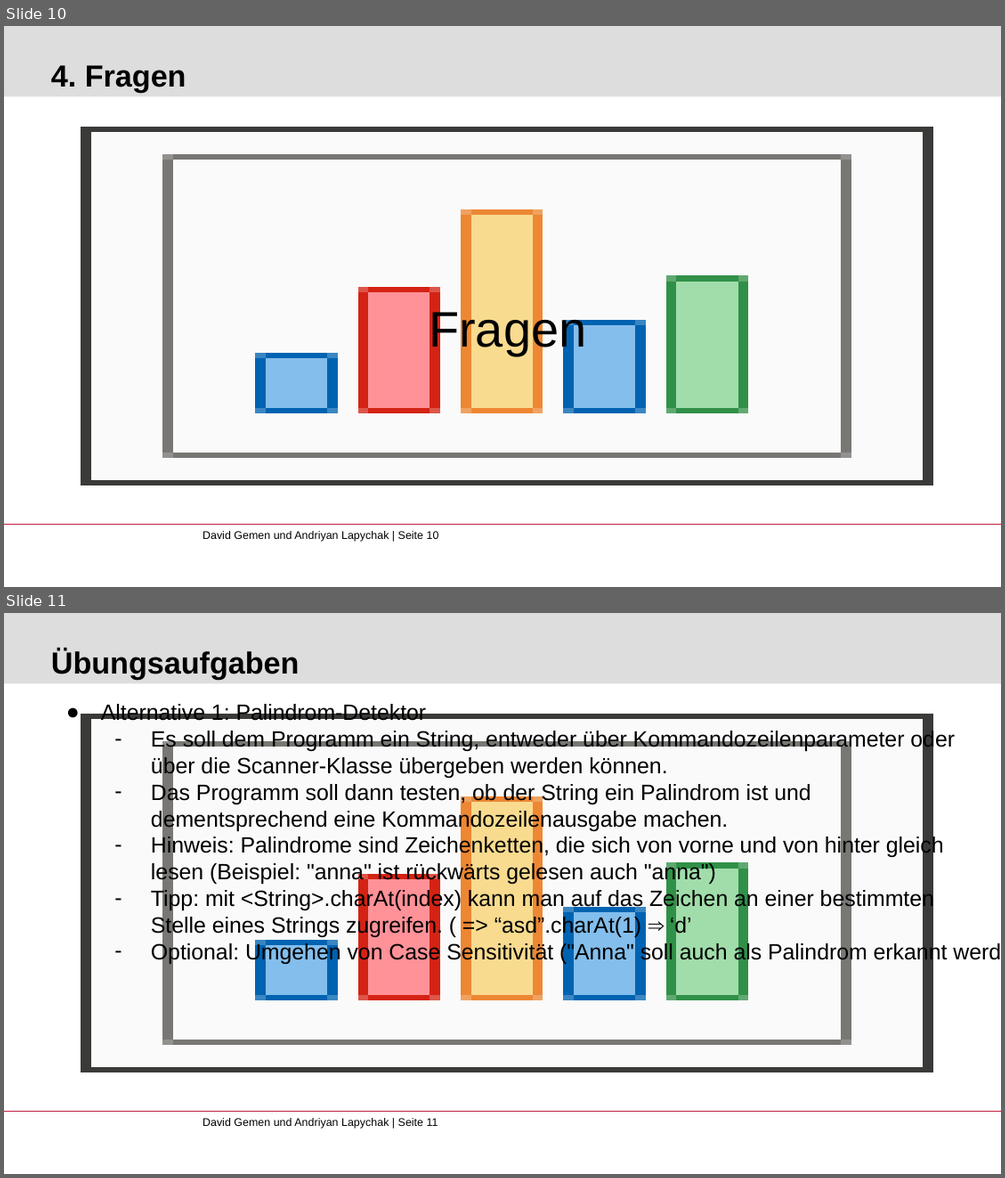
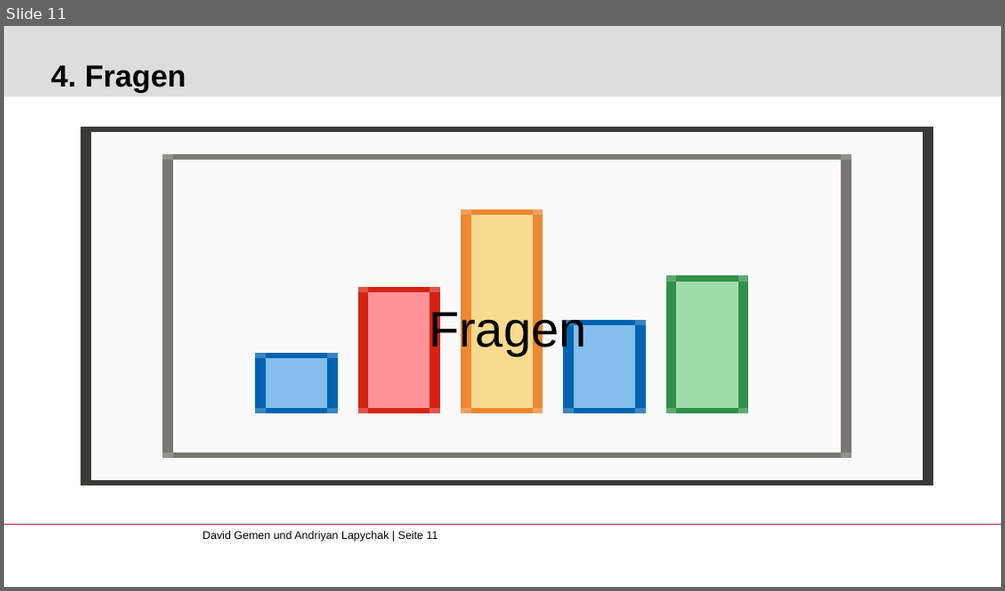
Before and after one commit to gemdav/Programmieren-1-Tutorium, a slide deck: slides/02_arrays_loops_parameterization.pptx. Shown one above the other, each under a label of ours: slides 10 and 11 before the commit, slide 11 after it. The pictures are 1005x1178 and 1005x591 pixels, drawn with LibreOffice and Linux fonts; fonts in the diff are those of the drawing; background and template pictures are left out. Boxes give left, top, right and bottom in pixels: in the first picture for what was removed or moved away, otherwise in the second. Text is boxed around its words. In the diff, an @@ line names an element or a change of style, - is before the commit and + after.

```diff
--- a/slides/02_arrays_loops_parameterization.pptx
+++ b/slides/02_arrays_loops_parameterization.pptx
@@ slide 11 removed at <box>4,613,1001,1174</box>, background #FFFFFF; not listed: 3 template elements that a slide beside it also shows @@
@@ title removed at <box>51,649,299,679</box> @@
-Übungsaufgaben
@@ text removed at <box>101,704,955,965</box> @@
-● Alternative 1: Palindrom-Detektor
-  – Es soll dem Programm ein String, entweder über Kommandozeilenparameter oder über die Scanner-Klasse übergeben werden können.
-  – Das Programm soll dann testen, ob der String ein Palindrom ist und dementsprechend eine Kommandozeilenausgabe machen.
-  – Hinweis: Palindrome sind Zeichenketten, die sich von vorne und von hinter gleich lesen (Beispiel: "anna" ist rückwärts gelesen auch "anna")
-  – Tipp: mit <String>.charAt(index) kann man auf das Zeichen an einer bestimmten Stelle eines Strings zugreifen. ( => “asd”.charAt(1) ⇒ ‘d’
-  – Optional: Umgehen von Case Sensitivität ("Anna" soll auch als Palindrom erkannt werden)
@@ what was slide 10 is now slide 11 @@
@@ text at <box>202,531,438,541</box>: text changed @@
-David Gemen und Andriyan Lapychak | Seite 10
+David Gemen und Andriyan Lapychak | Seite 11
```
Also in this commit, not shown: 4 slides changed, 1 slide added, 17 other files.
